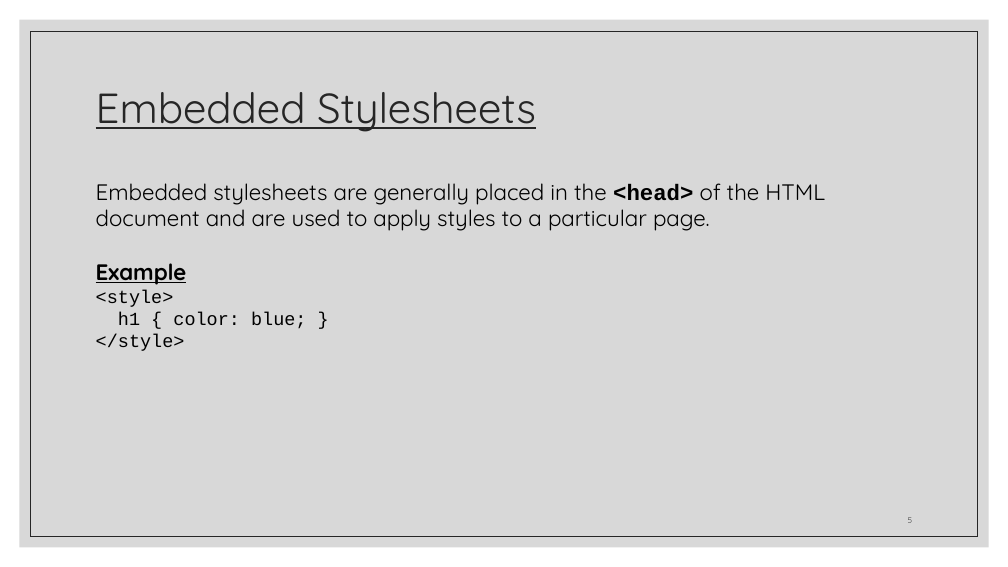
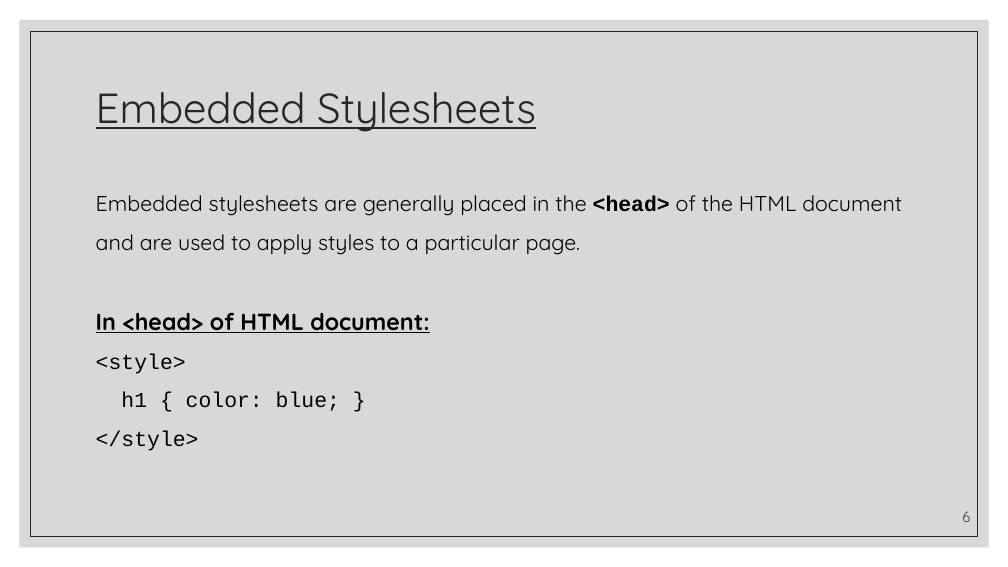
Before and after one commit to zackstotts/base-node-curriculum, a slide deck: slide 6 of unit_00/html_review/02 CSS.pptx (slide 5 before the commit). Drawn at 1008x567 pixels with LibreOffice and Linux fonts; fonts in the diff are those of the drawing. Boxes give left, top, right and bottom in pixels: in the first picture for what was removed or moved away, otherwise in the second. Text is boxed around its words. In the diff, an @@ line names an element or a change of style, - is before the commit and + after.

Commit message:
fixing typos

```diff
--- a/unit_00/html_review/02 CSS.pptx
+++ b/unit_00/html_review/02 CSS.pptx
@@ text at box(96, 195, 902, 451): size 21.3 to 20.4 pt in "Embedded stylesheets are generally placed in the ..."; size 17.6 to 20.4 pt in "<style>", "h1 { color: blue; }", "</style>"; line spacing 1 to 1.5 @@
@@ text at box(96, 312, 429, 333): text changed; size 21.3 to 22.2 pt @@
-Example
+In <head> of HTML document:
@@ page number at box(962, 511, 970, 522): text changed; size 8 to 14 pt @@
-5
+6
```
Also in this commit, not shown: 6 other slides changed, 1 slide added.
